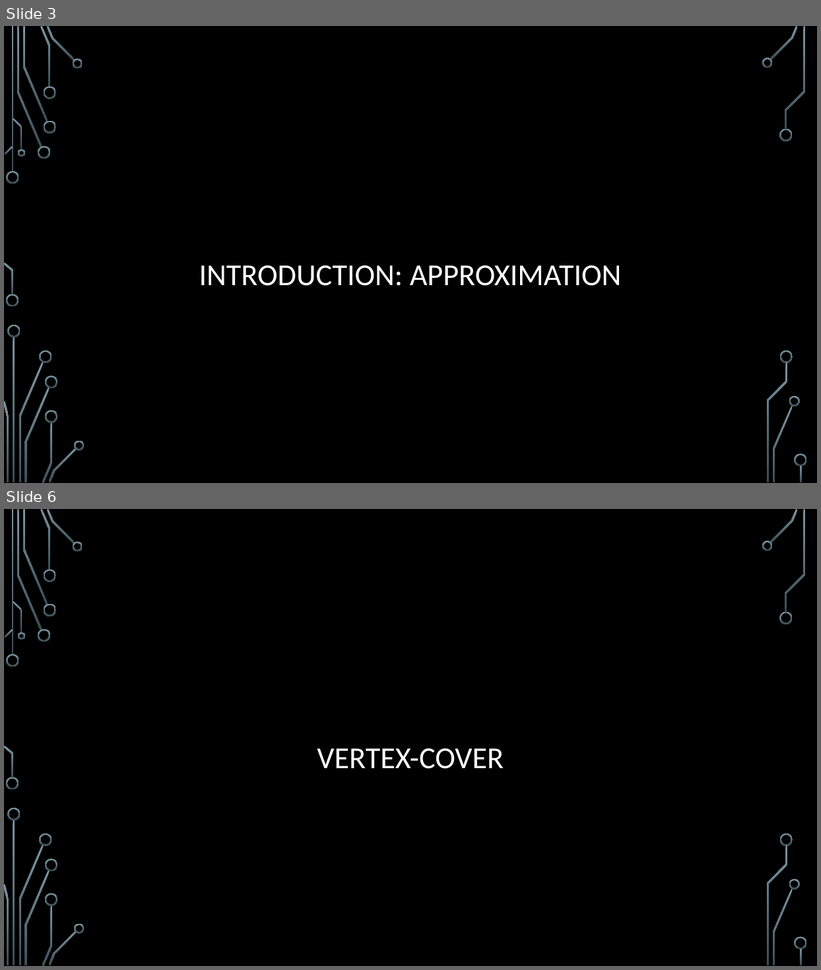
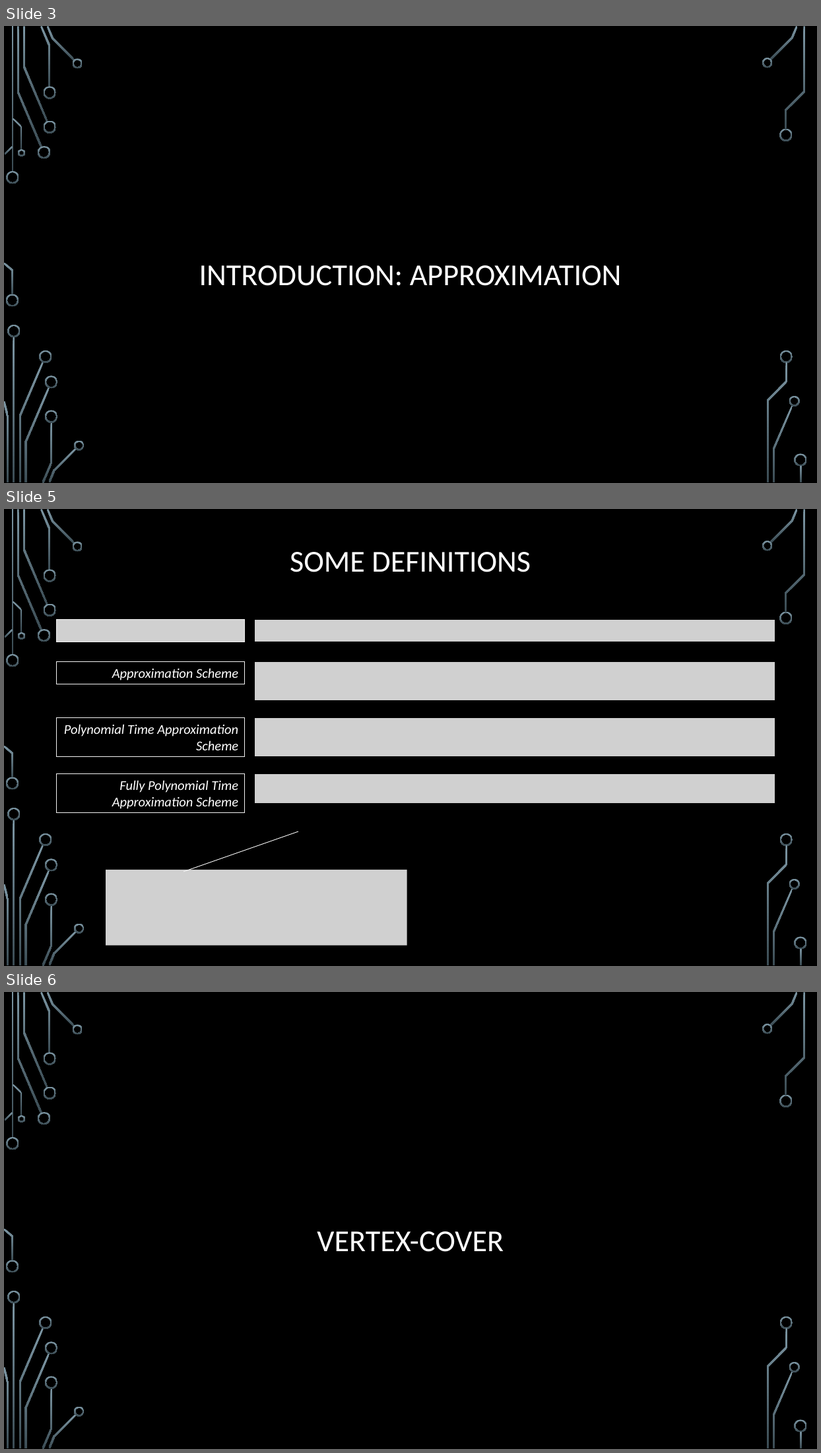
Before and after one commit to janiceeguo/advAlgo, a slide deck: slides/Approx-01-Intro.pptx. Shown one above the other, each under a label of ours: slides 3 and 6 before the commit, slides 3, 5 and 6 after it; the slides between them are not shown. The pictures are 821x970 and 821x1453 pixels, drawn with LibreOffice and Linux fonts; fonts in the diff are those of the drawing; grey boxes stand for pictures; background and template pictures are left out. Boxes give left, top, right and bottom in pixels: in the first picture for what was removed or moved away, otherwise in the second. Text is boxed around its words. In the diff, an @@ line names an element or a change of style, - is before the commit and + after.

```diff
--- a/slides/Approx-01-Intro.pptx
+++ b/slides/Approx-01-Intro.pptx
@@ slide 5 added at [4,509,817,966], background picture (left out); not listed: 36 template elements that a slide beside it also shows @@
@@ title added at [290,552,531,572], 36 pt, text #FFFFFF @@
+SOME DEFINITIONS
@@ picture added at [56,619,244,642] @@
@@ picture added at [254,619,776,642] @@
@@ rectangle added at [56,662,244,685], outline #F2F2F2 0.75 pt, 16 pt, text #FFFFFF, italic @@
+Approximation Scheme
@@ picture added at [254,662,776,701] @@
@@ rectangle added at [56,718,244,757], outline #F2F2F2 0.75 pt, 16 pt, text #FFFFFF, italic @@
+Polynomial Time Approximation Scheme
@@ picture added at [254,718,776,757] @@
@@ rectangle added at [56,774,244,813], outline #F2F2F2 0.75 pt, 16 pt, text #FFFFFF, italic @@
+Fully Polynomial Time Approximation Scheme
@@ picture added at [254,774,776,803] @@
@@ line added from (184, 872) to (298, 832), #F2F2F2 0.75 pt @@
@@ picture added at [106,870,407,946] @@
```
Also in this commit, not shown: 9 other slides added, 6 slides removed, 2 other files.
